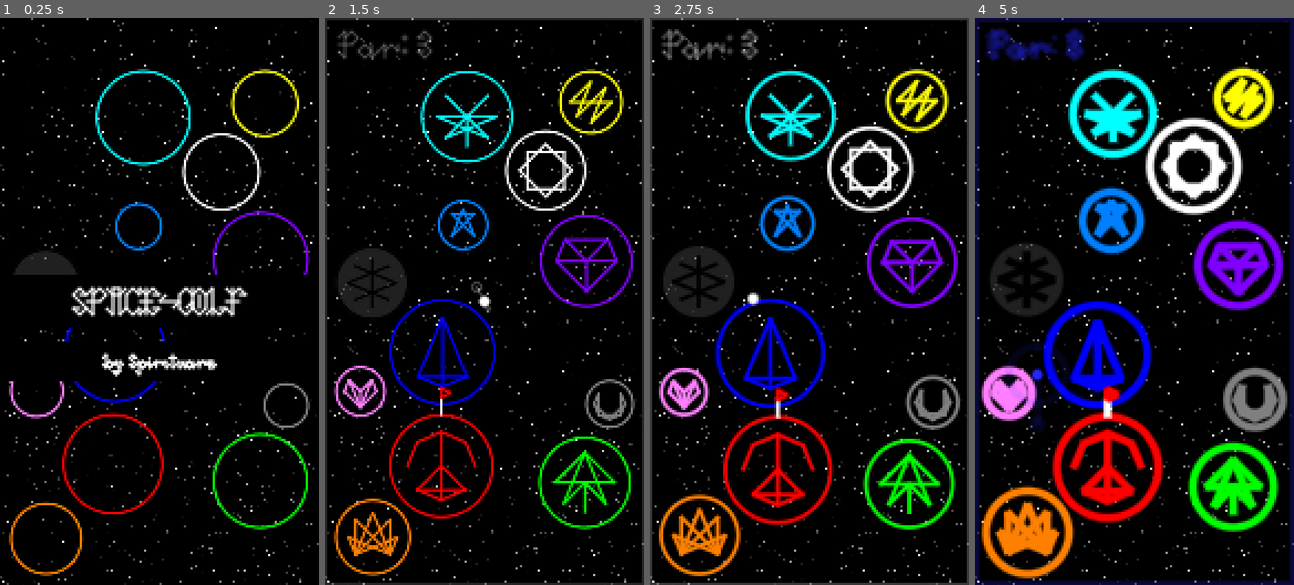
Above: before the commit, frames 1-4 (left to right).
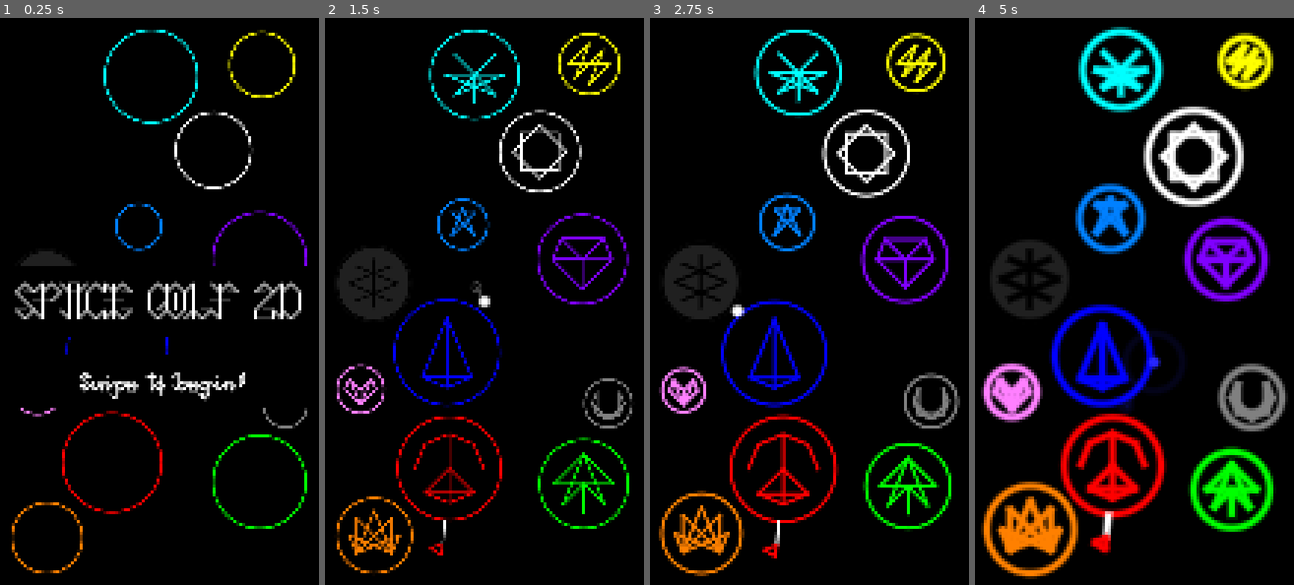
Above: after the commit, the same moments.

Repository: cursebinder22/space-golf-2d
Game: Godot game, scene res://main.tscn
Same seed, same stepped clock (60 frames per second), same inputs: the game is played once before the commit and once after it.
Inputs (mouse positions are in pixels of both pictures, inside the frame that each line leads up to):
- Up to frame 1 (0.25 s): no input
- Up to frame 2 (1.5 s): move the mouse to (554, 273) at 0.52 s; click (554, 273) at 0.67 s; drag from (420, 329) to (468, 414) at 1.27 s
- Up to frame 3 (2.75 s): move the mouse to (841, 176) at 2.02 s; click (841, 176) at 2.17 s
- Up to frame 4 (5 s): drag from (1118, 414) to (1038, 216) at 2.77 s; move the mouse to (1230, 386) at 3.52 s; click (1230, 386) at 3.67 s; drag from (1038, 216) to (1086, 159) at 4.27 s

The runs differ from the first frame. In frame 1, 12% of the frame differs, in the area x 0-100%, y 0-100%; in frame 2, 19%; in frame 3, 24%; in frame 4, 36%.

Commit message:
Aesthetic adjustments; flag can appear on any angle
I'm now prepared to work on the next update to Space Golf 2D: magic planet powers!

Diff:
--- a/project.godot
+++ b/project.godot
@@ -26,8 +26,8 @@
 
 [display]
 
-window/size/viewport_width=144
-window/size/viewport_height=256
+window/size/viewport_width=108
+window/size/viewport_height=192
 window/stretch/mode="viewport"
 window/stretch/scale_mode="integer"
 window/handheld/orientation=5
--- a/scripts/global.gd
+++ b/scripts/global.gd
@@ -10,7 +10,7 @@
 const drift_speed: float = .01
 
 # aesthetic
-const true_line_width: float = 1
+const true_line_width: float = .6
 const default_text_height: float = 12.0
 var max_line_width: float = true_line_width * 4
 var line_width: float = true_line_width
@@ -21,7 +21,7 @@
 var max_planet_radius: float = min_game_size / 6
 
 # ball
-const init_ball_radius: float = default_text_height / 6
+const init_ball_radius: float = true_line_width * 2.5
 var par: int = 3
 
 ## First element in enum is NONE.
--- a/scripts/main.gd
+++ b/scripts/main.gd
@@ -61,7 +61,7 @@
 const anti_alias: bool = true
 
 # space, border
-const space: Resource = preload("res://space.png")
+#const space: Resource = preload("res://space.png")
 var space_alpha: float = 0.0
 var space_mod: Color = Color.TRANSPARENT
 var border: Rect2 = Rect2(Vector2.ZERO, Vector2(Global.game_width, Global.game_height))
@@ -214,9 +214,7 @@
 				ball.planet = planet
 
 	# change flag position when ball is nearby
-	var flag_base: Vector2 = flag.planet.position
-	flag_base.y -= flag.planet.radius
-	var fb_dist: float = flag_base.distance_to(ball.position)
+	var fb_dist: float = flag.base.distance_to(ball.position)
 	if fb_dist < ball.radius * 1.1: # only works with > 1.0
 		var next_element = rank_up(flag.planet.element)
 		for planet in Global.planets:
@@ -232,11 +230,13 @@
 				draw_hole_text = true
 				Global.line_width = clamp(Global.line_width * 2, 0, Global.max_line_width)
 				flag.planet = planet
+				flag.angle = TAU * randf()
 				ball.color = element_data[ball.planet.element].color
 				hole_text_color = ball.color
 				hole_text = 'Score: ' + str(score) + ' (' + str(shots_this_hole) + ')'
 				shots_this_hole = 0
 
+	flag.update_base()
 	queue_redraw()
 
 ##################
@@ -261,12 +261,10 @@
 
 func draw_flag():
 	var draw_scale: float = 2.0
-	var base: Vector2 = flag.planet.position
-	base.y -= flag.planet.radius
-
-	for line: Array in flag.form:
-		var p1: Vector2 = base + Vector2(line[0][0] * draw_scale, line[0][1] * draw_scale)
-		var p2: Vector2 = base + Vector2(line[1][0] * draw_scale, line[1][1] * draw_scale)
+
+	for line: Array in flag.rotate_form():
+		var p1: Vector2 = flag.base + Vector2(line[0][0] * draw_scale, line[0][1] * draw_scale)
+		var p2: Vector2 = flag.base + Vector2(line[1][0] * draw_scale, line[1][1] * draw_scale)
 		var flag_color: Color = line[2]
 
 		if flag_color == Color.TRANSPARENT:
@@ -324,13 +322,13 @@
 	# space
 	space_alpha = Global.line_width / Global.true_line_width
 	space_mod = Color(1,1,1,space_alpha)
-	draw_texture(space, Vector2.ZERO, space_mod)
+	#draw_texture(space, Vector2.ZERO, space_mod)
 
 	# border
 	if not show_title:
 		border_color = ball.color
 		border_color.a *= aim_alpha_factor
-		draw_rect(border, border_color, false, Global.line_width, anti_alias)
+		#draw_rect(border, border_color, false, Global.line_width, anti_alias)
 
 	# planet rims, patterns, etc.
 	for planet in Global.planets:
@@ -346,7 +344,7 @@
 	if draw_drag_line:
 		draw_line(ball.position, drag_line_end_pos, drag_color, Global.line_width, anti_alias)
 		draw_circle(drag_line_end_pos, ball.radius, drag_color, false, Global.line_width, anti_alias)
-		draw_circle(ball.position + (ball.position - drag_line_end_pos) / 2, ball.radius / 2, drag_color, true, -1.0, anti_alias)
+		#draw_circle(ball.position + (ball.position - drag_line_end_pos) / 2, ball.radius / 2, drag_color, true, -1.0, anti_alias)
 
 	# launch timer ring
 	ring_radius = drag_dist/2 * launch_timer.time_left / launch_seconds
@@ -356,16 +354,27 @@
 	if not show_title:
 		draw_circle(ball.position, ball.radius, ball.color, true, -1.0, anti_alias)
 		draw_flag()
-		draw_text('Par: ' + str(Global.par), par_text_pos, Global.default_text_height, border_color)
-		if draw_hole_text:
-			hole_text_width = draw_text(hole_text, hole_text_pos, Global.default_text_height, border_color)
+		#draw_text('Par: ' + str(Global.par), par_text_pos, Global.default_text_height, border_color)
+		#if draw_hole_text:
+			#hole_text_width = draw_text(hole_text, hole_text_pos, Global.default_text_height, border_color)
 	else:
 		# title banner
 		draw_rect(title_banner, banner_color, true, -1.0, false)
-		title_width = draw_text('SPACE-GOLF', title_pos)
-		title_pos = Vector2((Global.game_width - title_width) / 2, title_banner.position.y + Global.default_text_height / 2)
+		var amplitude: float = .5
+		var frequency: float = 1
+		var seconds: float = Time.get_ticks_msec() * 0.001
+		var base_x: float = (Global.game_width - title_width) / 2
+		var base_y: float = title_banner.position.y + Global.default_text_height / 2
+		var offset_x: float = cos(seconds * frequency) * amplitude
+		var offset_y: float = sin(seconds * frequency) * amplitude
+		title_pos = Vector2(base_x + offset_x, base_y + offset_y)
+		title_width = draw_text('SPACE GOLF 2D', title_pos)
 
 		# subtitle
 		draw_rect(subtitle_banner, banner_color, true, -1.0, false)
-		subtitle_width = draw_text('by Spiritware', subtitle_pos, Global.default_text_height / 2)
-		subtitle_pos = Vector2((Global.game_width - subtitle_width) / 2, subtitle_banner.position.y + Global.default_text_height / 2)
+		base_x = (Global.game_width - subtitle_width) / 2
+		base_y = subtitle_banner.position.y + Global.default_text_height / 2
+		offset_x = 2 * cos(seconds * frequency) * amplitude
+		offset_y = 2 * sin(seconds * frequency) * amplitude
+		subtitle_pos = Vector2(base_x - offset_x, base_y - offset_y)
+		subtitle_width = draw_text('Swipe to begin!', subtitle_pos, Global.default_text_height / 2)
--- a/scripts/objects/flag.gd
+++ b/scripts/objects/flag.gd
@@ -1,10 +1,38 @@
 class_name Flag
-extends Node
+extends Node2D
 
 var planet: Planet = null
+var angle: float = TAU * randf()
+var base: Vector2 = Vector2.ZERO
 const form: Array = [
 	[[0,0], [0,-4], Color(1,1,1)],
 	[[0,-4], [0,-6], Color.TRANSPARENT],
 	[[0,-6], [2,-5], Color.TRANSPARENT],
 	[[2,-5], [0,-4], Color.TRANSPARENT],
 ]
+
+func rotate_form() -> Array:
+	var rotated_form: Array = []
+
+	var cos_a: float = cos(angle + TAU/4)
+	var sin_a: float = sin(angle + TAU/4)
+
+	for line: Array in form:
+		var p1: Array = line[0]
+		var p2: Array = line[1]
+		var color: Color = line[2]
+
+		var x1: float = p1[0] * cos_a - p1[1] * sin_a
+		var y1: float = p1[0] * sin_a + p1[1] * cos_a
+		var x2: float = p2[0] * cos_a - p2[1] * sin_a
+		var y2: float = p2[0] * sin_a + p2[1] * cos_a
+
+		rotated_form.append([[x1, y1], [x2, y2], color])
+
+	return rotated_form
+
+func update_base() -> void:
+	if planet != null:
+		var base_x: float = planet.position.x + planet.radius * cos(angle)
+		var base_y: float = planet.position.y + planet.radius * sin(angle)
+		base = Vector2(base_x, base_y)
--- a/scripts/objects/planet.gd
+++ b/scripts/objects/planet.gd
@@ -44,12 +44,12 @@
 			direction.x *= -abs(direction.x)
 			position.x = Global.game_width - radius - 2 * Global.init_ball_radius - 1
 
-		if position.y < radius + Global.default_text_height * 2:
+		#if position.y < radius + Global.default_text_height * 2:
+			#direction.y = abs(direction.y)
+			#position.y = radius + Global.default_text_height * 2
+		if position.y < radius + 2 * Global.init_ball_radius + 1:
 			direction.y = abs(direction.y)
-			position.y = radius + Global.default_text_height * 2
-		#if position.y < radius + 2 * Global.init_ball_radius + 1:
-			#direction.y = abs(direction.y)
-			#position.y = radius + 2 * Global.init_ball_radius + 1
+			position.y = radius + 2 * Global.init_ball_radius + 1
 		elif position.y > Global.game_height - radius - 2 * Global.init_ball_radius - 1:
 			direction.y = -abs(direction.y)
 			position.y = Global.game_height - radius - 2 * Global.init_ball_radius - 1
Binary file removed: space.png
Not shown, removed: space.png.import
